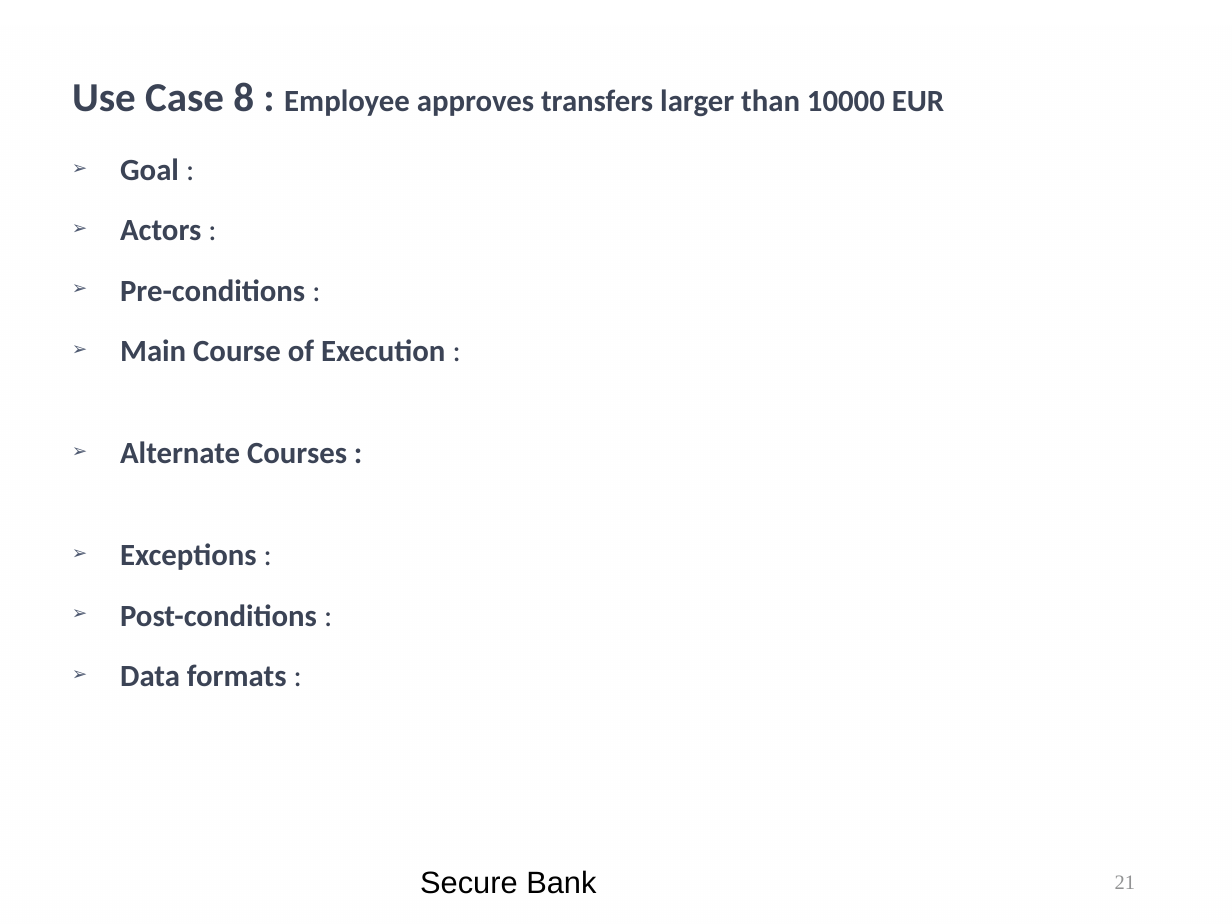
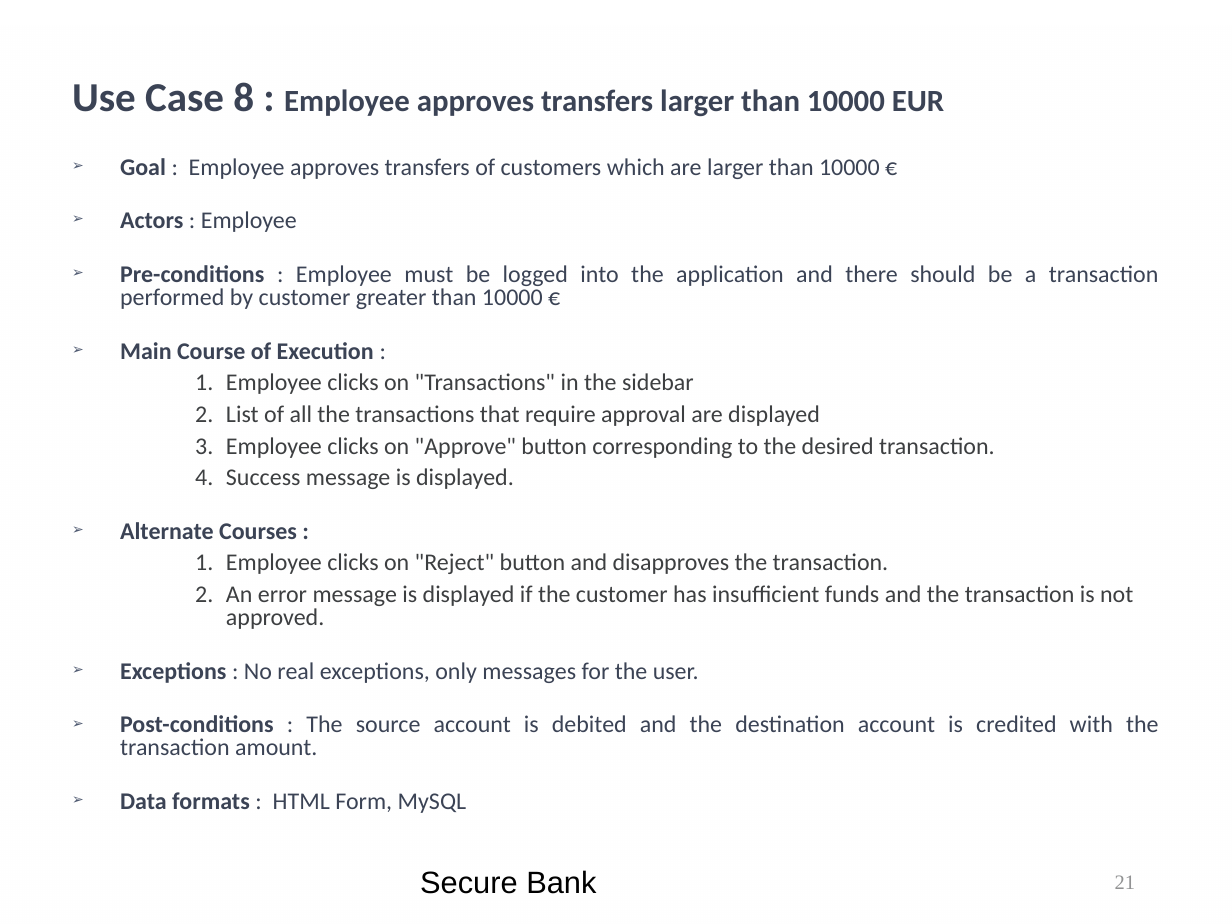
Before and after one commit to kwuerl/secure-coding-team-8, a slide deck: slide 21 of presentations/Phase3.ppt. Drawn at 1232x924 pixels with LibreOffice and Linux fonts; fonts in the diff are those of the drawing; background and template pictures are left out. Boxes give left, top, right and bottom in pixels: in the first picture for what was removed or moved away, otherwise in the second. Text is boxed around its words. In the diff, an @@ line names an element or a change of style, - is before the commit and + after.

```diff
--- a/presentations/Phase3.ppt
+++ b/presentations/Phase3.ppt
@@ text at box(120, 158, 1159, 309): text changed; size 18 to 14 pt; bold off @@
-➢ Goal :
-➢ Actors :
-➢ Pre-conditions :
+➢ Goal : Employee approves transfers of customers which are larger than 10000 €
+➢ Actors : Employee
+➢ Pre-conditions : Employee must be logged into the application and there should be a transaction performed by customer greater than 10000 €
@@ text at box(120, 342, 374, 539): size 18 to 14 pt in "Main Course of Execution :", "Alternate Courses :" @@
@@ text at box(226, 373, 995, 489): paragraphs added @@
+    1. Employee clicks on "Transactions" in the sidebar
+    2. List of all the transactions that require approval are displayed
+    3. Employee clicks on "Approve" button corresponding to the desired transaction.
+    4. Success message is displayed.
@@ text at box(120, 553, 1159, 813): text changed; size 18 to 14 pt; bold off @@
-➢ Exceptions :
-➢ Post-conditions :
-➢ Data formats :
+    1. Employee clicks on "Reject" button and disapproves the transaction.
+    2. An error message is displayed if the customer has insufficient funds and the transaction is not approved.
+➢ Exceptions : No real exceptions, only messages for the user.
+➢ Post-conditions : The source account is debited and the destination account is credited with the transaction amount.
+➢ Data formats : HTML Form, MySQL
```
Also in this commit, not shown: 11 other slides changed, 1 slide added.
